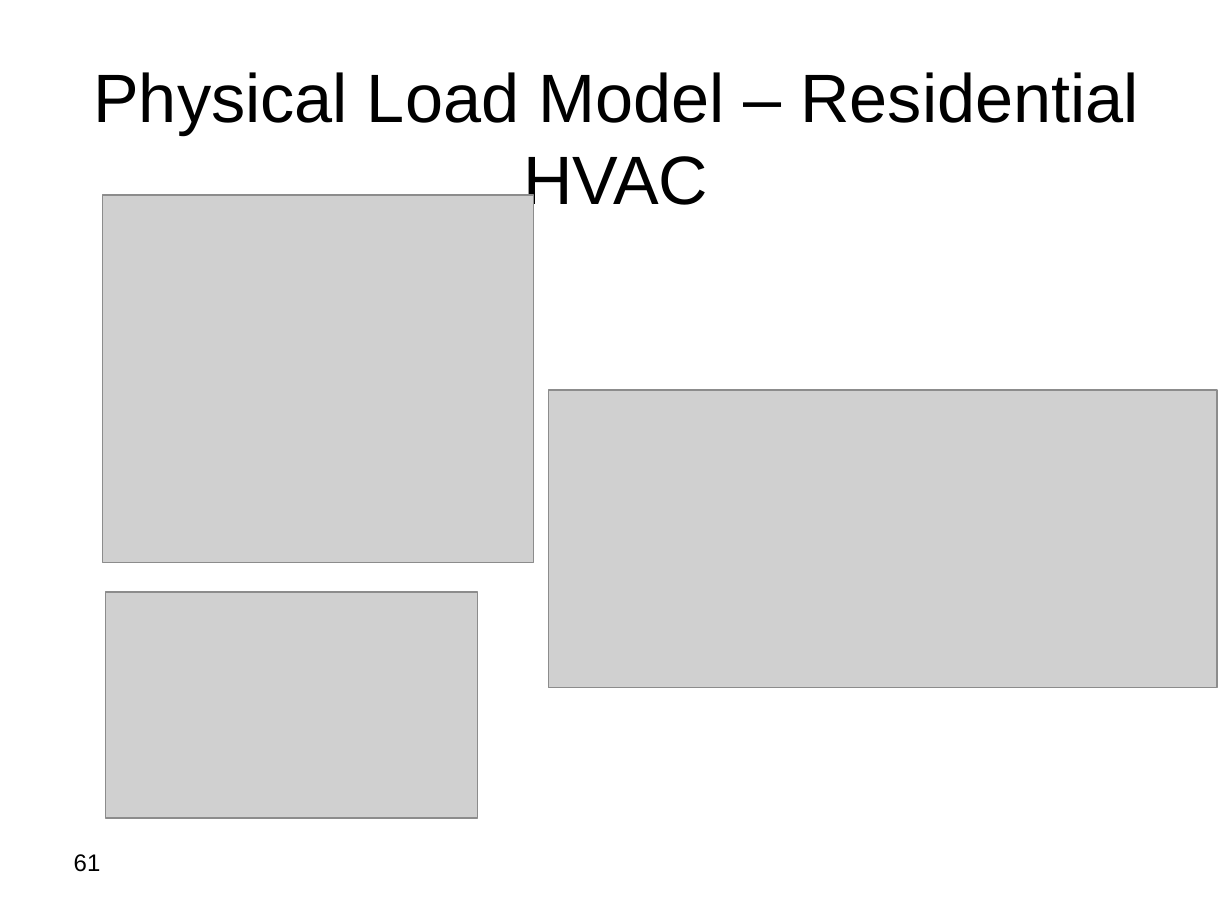
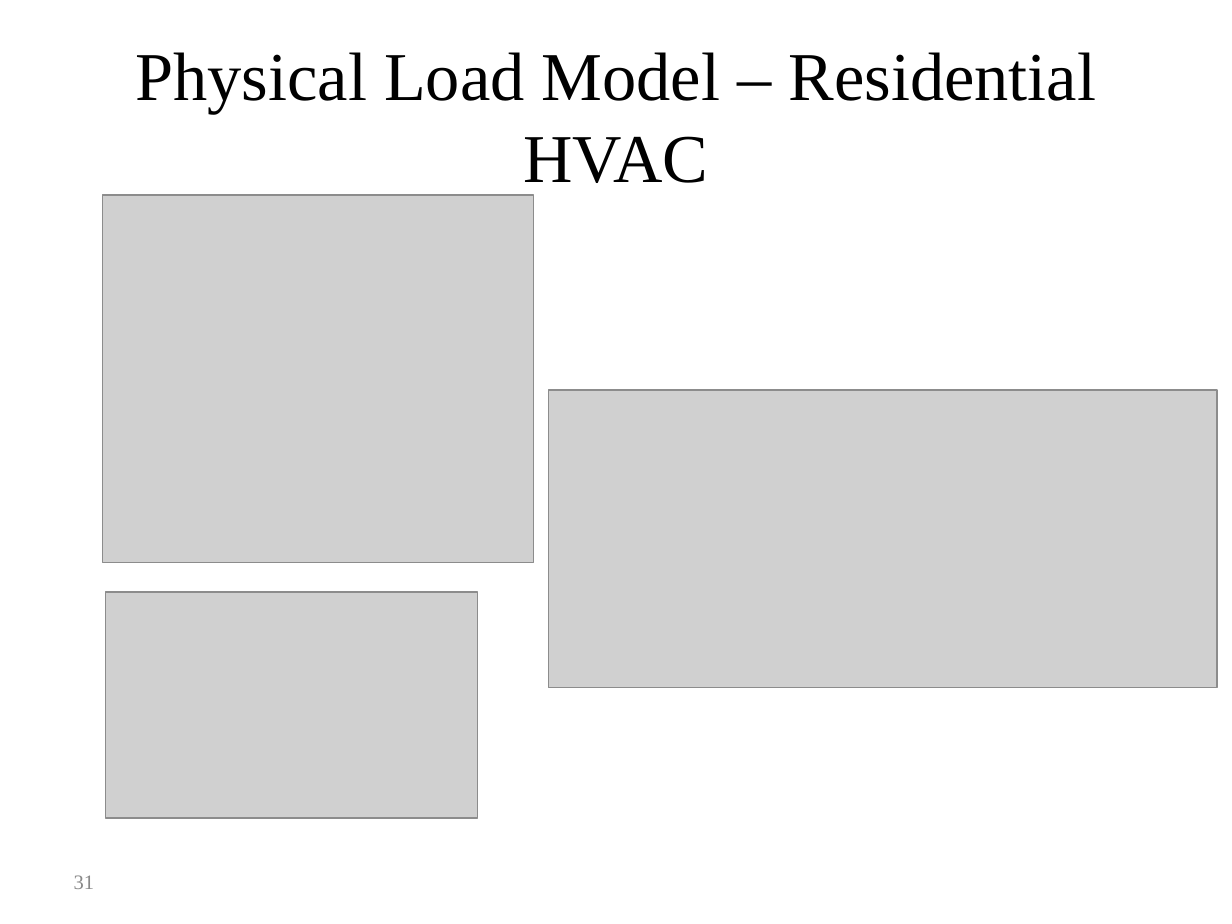
Before and after one commit to gridlab-d/course, a slide deck: slide 31 of FourDayCourse/4.1 - Powerflow Module.ppt (slide 61 before the commit). Drawn at 1232x924 pixels with LibreOffice and Linux fonts; fonts in the diff are those of the drawing; grey boxes stand for pictures; background and template pictures are left out. Boxes give left, top, right and bottom in pixels: in the first picture for what was removed or moved away, otherwise in the second. Text is boxed around its words. In the diff, an @@ line names an element or a change of style, - is before the commit and + after.

```diff
--- a/FourDayCourse/4.1 - Powerflow Module.ppt
+++ b/FourDayCourse/4.1 - Powerflow Module.ppt
@@ title "Physical Load Model – Residential ...": place and size @@
-title "Physical Load Model – Residential ..." at [93, 72, 1138, 217]
+title "Physical Load Model – Residential ..." at [136, 52, 1096, 195]
@@ title "Physical Load Model – Residential ..." at [136, 52, 1096, 195]: font Arial to Times New Roman @@
@@ page number removed at [74, 854, 101, 872] @@
-61
@@ page number added at [74, 875, 94, 889], 12 pt, text #898989 @@
+31
```
Also in this commit, not shown: 62 other slides changed, 17 slides added, 9 slides removed.
